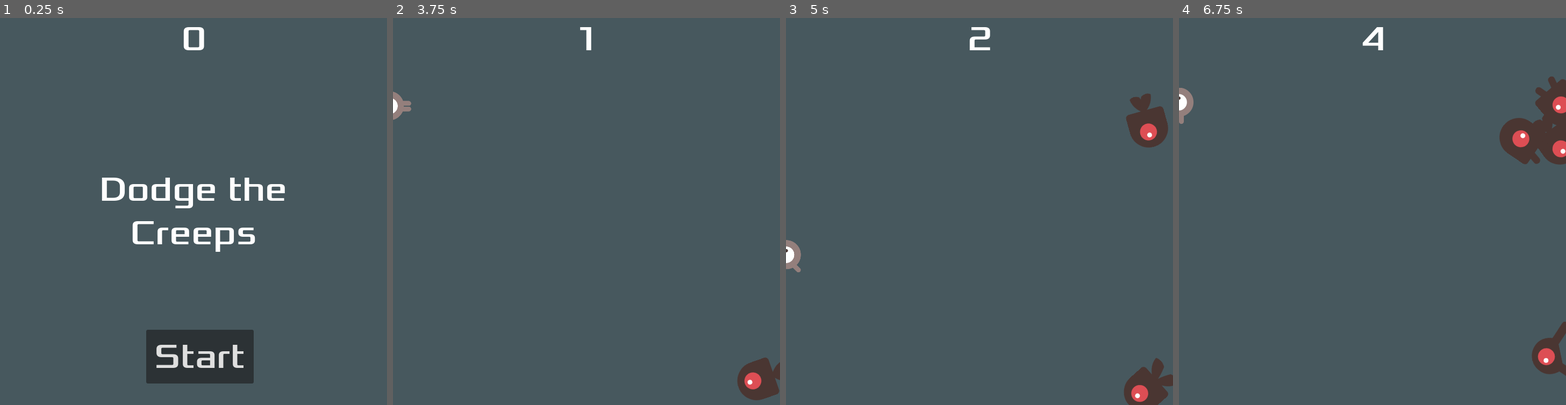
Above: before the commit, frames 1-4 (left to right).
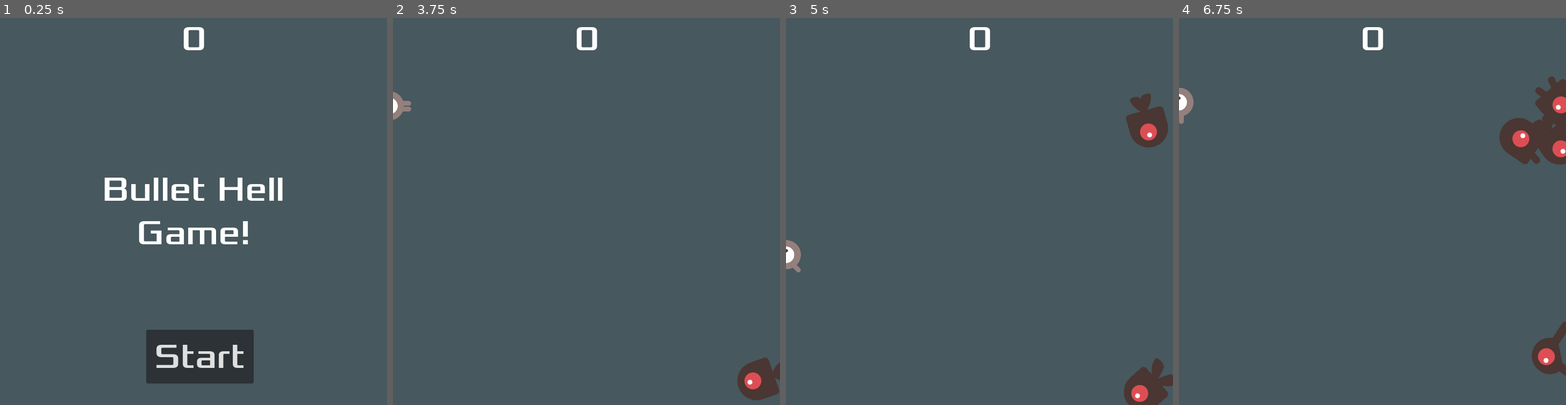
Above: after the commit, the same moments.

Repository: anthonyluu/TestGodotGame
Game: Godot game, scene res://main.tscn
The game is run twice, just before and just after one commit, with the same random seed, the same clock (stepped at 60 frames per second) and the same inputs.
Inputs (mouse positions are in pixels of both pictures, inside the frame that each line leads up to):
- Up to frame 1 (0.25 s): no input
- Up to frame 2 (3.75 s): click "Start" at 0.5 s; tap Enter at 1.25 s; move the mouse to (567, 288) at 1.27 s; hold W (move_up) 1.28-2 s; hold Space (fire) 1.28-2 s; click (567, 288) at 1.42 s; drag from (702, 269) to (520, 110) at 2.02 s; move the mouse to (470, 153) at 2.77 s; hold A (move_left) 2.78-3.5 s; hold Left (look_left) 2.78-3.5 s; drag from (605, 211) to (470, 153) at 3.52 s
- Up to frame 3 (5 s): move the mouse to (921, 114) at 4.27 s; hold S (move_down) from 4.28 s (still down); hold Up (look_up) from 4.28 s (still down)
- Up to frame 4 (6.75 s): release S (move_down) at 5 s; release Up (look_up) at 5 s; drag from (1457, 192) to (1314, 114) at 5.02 s; move the mouse to (1295, 230) at 5.77 s; hold W (move_up) 5.78-6.5 s; hold Space (fire) 5.78-6.5 s; click (1295, 230) at 5.92 s; drag from (1411, 126) to (1295, 230) at 6.52 s

The runs differ from the first frame. In frame 1, 2.3% of the frame differs, in the area x 26-74%, y 41-61%; in frame 2, 0.2%; in frame 3, 0.1%; in frame 4, 0.2%.

Commit message:
made enemy hits count towards score

Diff:
--- a/hud.gd
+++ b/hud.gd
@@ -22,7 +22,7 @@
 	await $MessageTimer.timeout
 	$Message.show()
 
-	$Message.text = "Dodge the Creeps!"
+	$Message.text = "Bullet Hell Game!"
 	await get_tree().create_timer(1.0).timeout
 	$StartButton.show()
 
--- a/hud.tscn
+++ b/hud.tscn
@@ -36,7 +36,7 @@
 size_flags_horizontal = 4
 theme_override_fonts/font = ExtResource("1_wodil")
 theme_override_font_sizes/font_size = 64
-text = "Dodge the Creeps"
+text = "Bullet Hell Game!"
 horizontal_alignment = 1
 vertical_alignment = 1
 autowrap_mode = 2
--- a/main.gd
+++ b/main.gd
@@ -32,9 +32,14 @@
 	$HUD.show_message("Get Ready")
 
 
-func _on_score_timer_timeout() -> void:
+func incrementScore() -> void:
 	score += 1
 	$HUD.update_score(score)
+
+func _on_score_timer_timeout() -> void:
+	pass
+	#score += 1
+	#$HUD.update_score(score)
 
 
 func _on_start_timer_timeout() -> void:
@@ -64,3 +69,4 @@
 	mob.linear_velocity = velocity.rotated(direction)
 
 	add_child(mob)
+	mob.connect("mobHit", incrementScore)
--- a/mob.gd
+++ b/mob.gd
@@ -1,6 +1,7 @@
 extends RigidBody2D
 
 class_name Mob
+signal mobHit
 
 # Called when the node enters the scene tree for the first time.
 func _ready() -> void:
@@ -21,5 +22,6 @@
 
 func _on_body_entered(body: Node) -> void:
 	if body is Bullet:
+		mobHit.emit()
 		hide()
 		queue_free()
